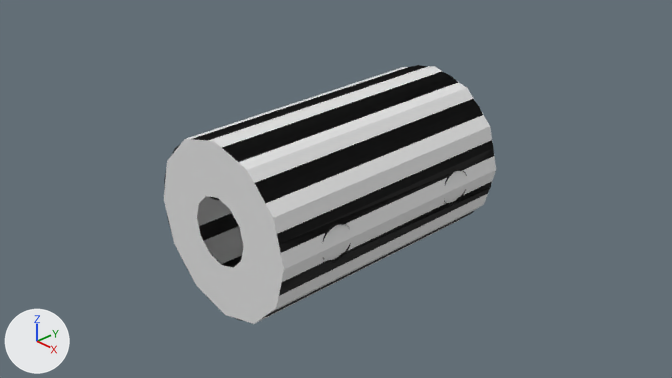
Renders of the Blender file Models/SSPX/sspx-tube-25-1-iva.blend from each side of a commit.
Before and after are seen from the file's camera 'Camera'. The axes (+X, +Y, +Z) are drawn at lower left. The lights are the same throughout.

In view in the first picture: 'shell', 'shellCollider'.
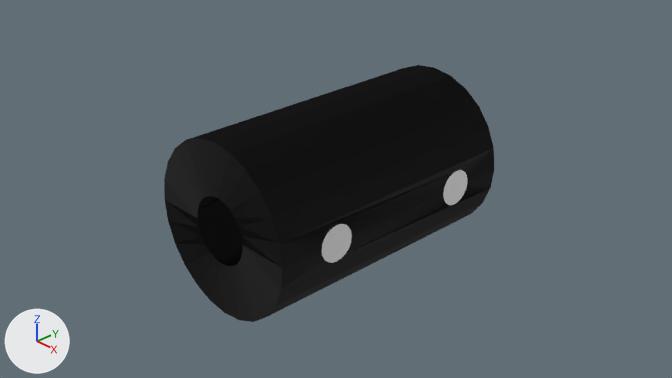
Where the change shows, as pixel boxes [x1, y1, x2, y2] in the pictures (672 x 378 px):
'shellCollider', hidden: before [164, 66, 496, 324]
'depthMask', added: after [321, 170, 468, 263]
'shell', unchanged, uncovered by the edit: before [164, 65, 494, 321]; after [164, 65, 494, 322]

The change, as a diff of the scene's bpy script:
```diff
--- a/Models/SSPX/sspx-tube-25-1-iva.blend.py
+++ b/Models/SSPX/sspx-tube-25-1-iva.blend.py
@@ mat_material_001 @@
+mat_material_001 = principled_material('Material.001')
+mat_material_001.base_color = (0.8, 0.8, 0.8)  # white #e7e7e7
@@ me_shell_001 @@
+me_shell_001.from_pydata(...)  # 80 vertices, 4 faces; spans x -1.07..1.06, y -1.2..1.2, z -0.22..0.22
+me_shell_001.materials.append(mat_material_001)  # white #e7e7e7
@@ ob_shellcollider @@
 ob_shellcollider.location = (0.0, 0.0, 0.0)
+ob_shellcollider.hide_set(True)
@@ ob_depthmask @@
+ob_depthmask = bpy.data.objects.new('depthMask', me_shell_001)
+ob_depthmask.parent = ob_freeiva
+ob_depthmask.location = (0.0, 0.0, 0.0)
```
